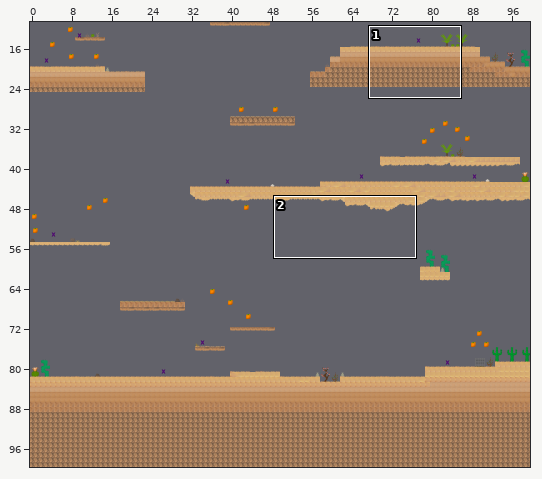
One commit to this Tiled map: Game/assets/Levels/level2/level2.tmx. Above: a wide view before the commit, with the close-up outlined.
Close-up. Earlier state:
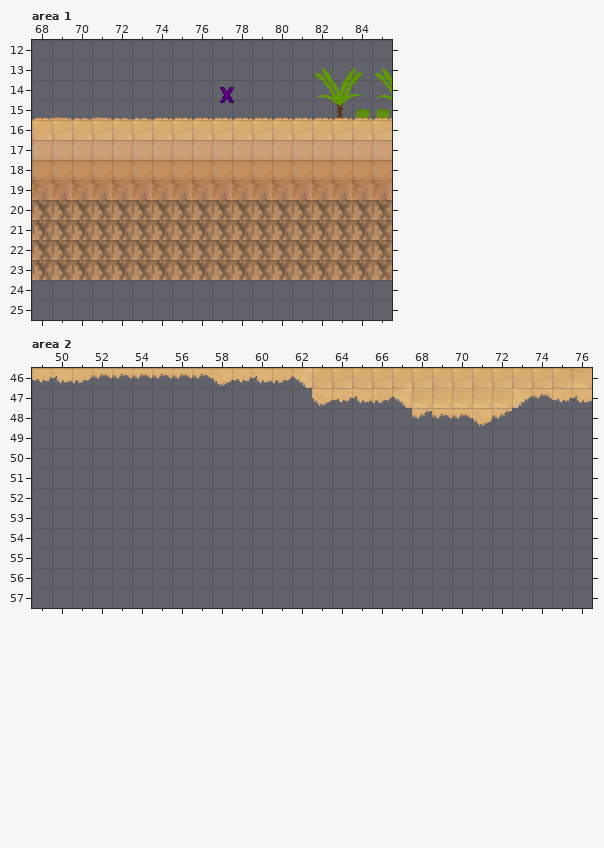
Cells are 32x32 px. Shown: area 1 x 68..85, y 12..25; area 2 x 49..76, y 46..57. The commit also changed other parts of the map, which this record leaves out. Tiles whose own drawing changed are shown in their newer look in all pictures.
Now the later version:
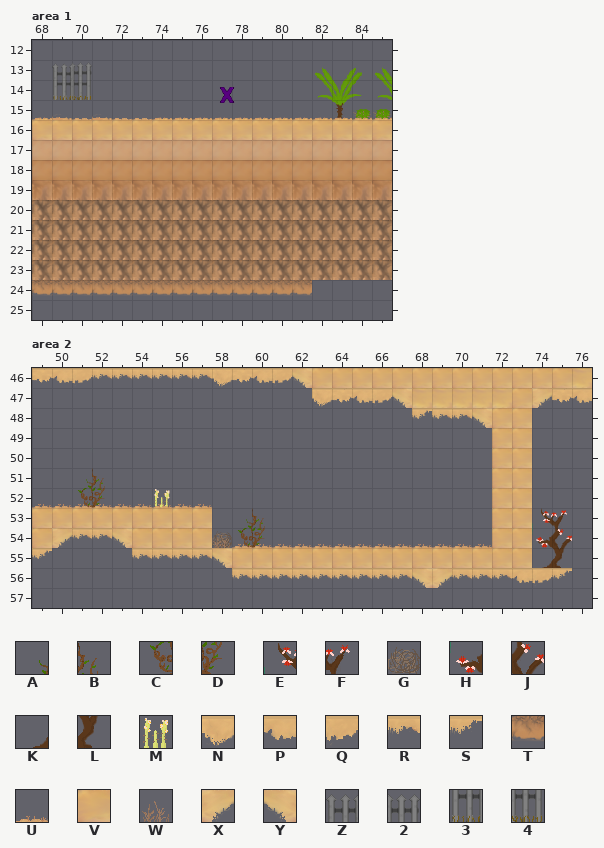
Key: from "desert flora": A 15, B 16, C 25, D 26, E 42, F 43, G 44, H 52, J 53, K 62, L 63, M 64; from "desert ground and platforms": N 0, P 2, Q 3, R 4, S 5, T 8, U 15, V 19, W 27, X 30, Y 31; from "gate2": Z 0, 2 1, 3 2, 4 3.
_ is an empty cell.
Objects are placed by their top-left corner, in cells (3,4 is the top-left corner of cell 3,4); size is 1x1 cell unless given.
Edits made:
Layer "blocked-layer", area 1:
y 24: x 68..81 ______________ -> TTTTTTTTTTTTTT
Layer "object-layer", area 1:
changed: outside this view -> 2 at 70,13
changed: outside this view -> Z at 69,13
changed: outside this view -> 4 at 70,14
changed: outside this view -> 3 at 69,14
Layer "blocked-layer", area 2:
y 47: x 73..74 XR -> VX
y 48: x 71..73 NS_ -> YVV
y 49..50: x 72..73 __ -> VV
y 51: x 51..52 __ -> AB; x 72..73 __ -> VV
y 52: x 51..52 __ -> CD; x 55 _ -> M; x 72..73 __ -> VV
y 53: x 49..57 _________ -> VVVVVVVVV; x 59..60 __ -> AB; x 72..75 ____ -> VVEF
y 54: x 49..60 ____________ -> VXRRYVVVVGCD; x 72..75 ____ -> VVHJ
y 55: x 49 _ -> S; x 54..75 ______________________ -> RRRRYVVVVVVVVVVVVVVVKL
y 56: x 59..75 _________________ -> RRRRRRRRRYXRRRPQS
Layer "grass", area 2:
y 52: x 49..57 _________ -> UUUUUUUUU
y 54: x 58..71 ______________ -> WUUUUUUUUUUUUU
Boxes around the changes in both close-ups, in picture pixels (x1, y1, x2, y2):
new place: (52, 62, 92, 100)
added: (32, 280, 312, 296)
changed: (32, 388, 572, 588)
